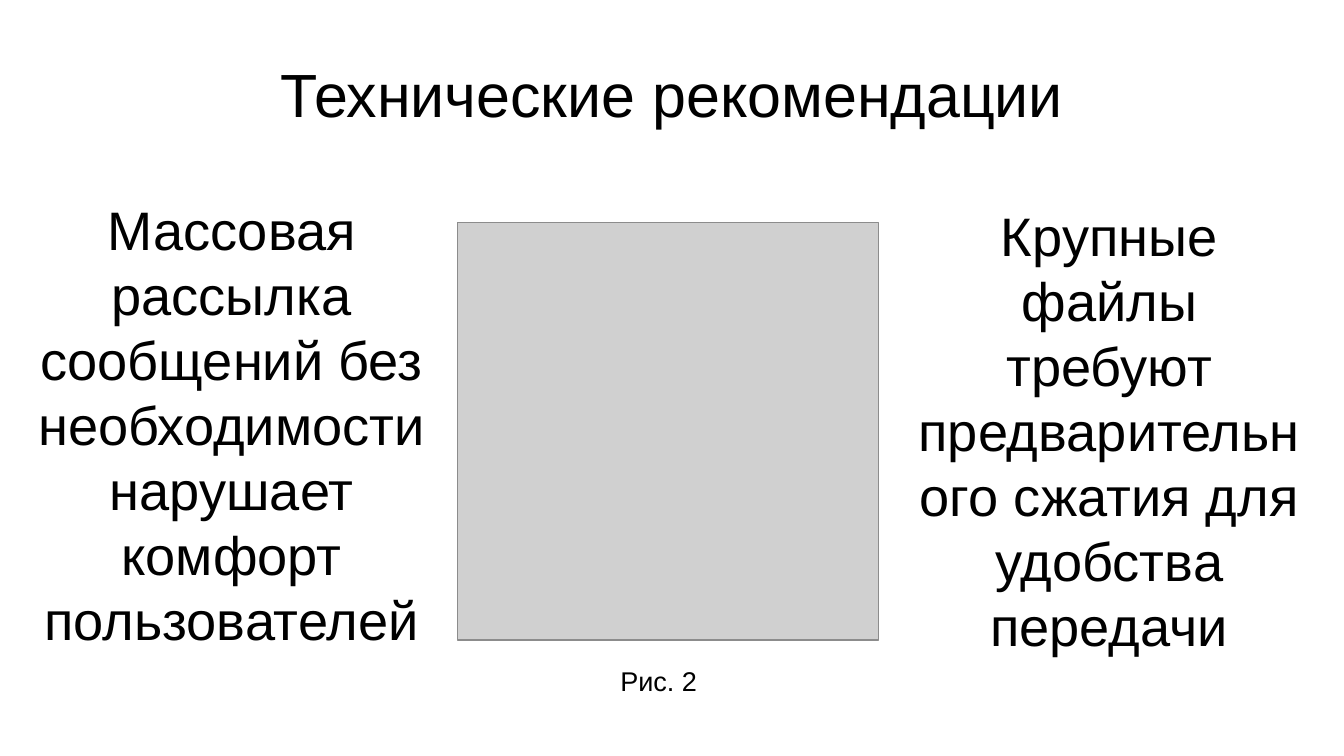
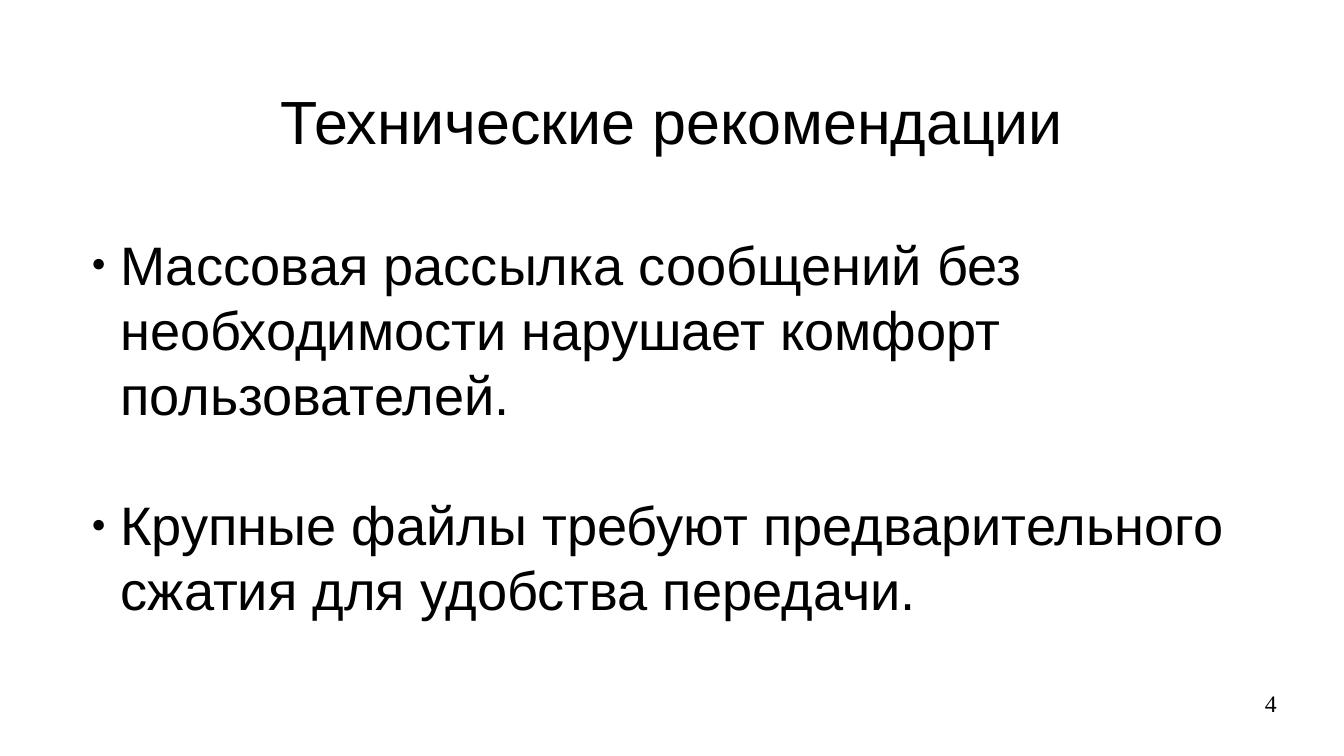
Before and after one commit to NietzschePoseidon/digital-fundamentals, a slide deck: slide 4 of documents/OCTpres1.odp. Drawn at 1344x756 pixels with LibreOffice and Linux fonts; fonts in the diff are those of the drawing; grey boxes stand for pictures. Boxes give left, top, right and bottom in pixels: in the first picture for what was removed or moved away, otherwise in the second. Text is boxed around its words. In the diff, an @@ line names an element or a change of style, - is before the commit and + after.

```diff
--- a/documents/OCTpres1.odp
+++ b/documents/OCTpres1.odp
@@ title "Технические рекомендации" moved from (x1=280, y1=75, x2=1063, y2=128) to (x1=280, y1=102, x2=1063, y2=155) @@
@@ picture removed at (x1=457, y1=222, x2=878, y2=640) @@
@@ text removed at (x1=990, y1=218, x2=1299, y2=655) @@
-Крупные файлы требуют предварительного сжатия для удобства передачи
@@ subtitle at (x1=120, y1=244, x2=1223, y2=619): text changed @@
-Массовая рассылка сообщений без необходимости нарушает комфорт пользователей
+● Массовая рассылка сообщений без необходимости нарушает комфорт пользователей.
+● Крупные файлы требуют предварительного сжатия для удобства передачи.
@@ text removed at (x1=620, y1=672, x2=697, y2=692) @@
-Рис. 2
@@ page number added at (x1=1265, y1=696, x2=1277, y2=712), 14 pt, text #000000 @@
+4
```
Also in this commit, not shown: 9 other slides changed, 1 slide added, 2 slides removed.
